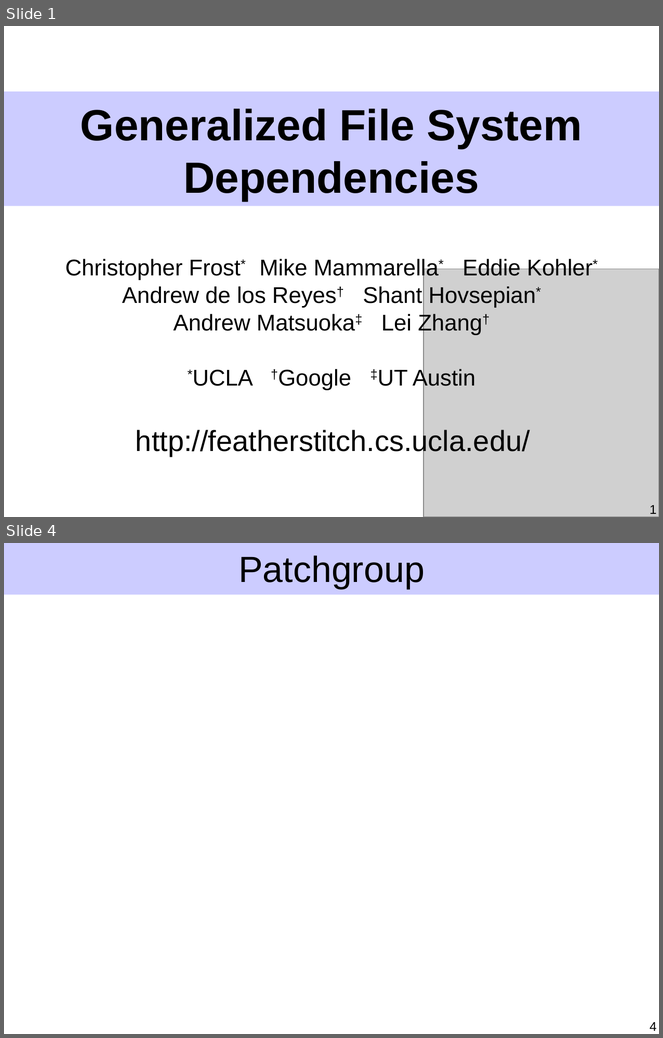
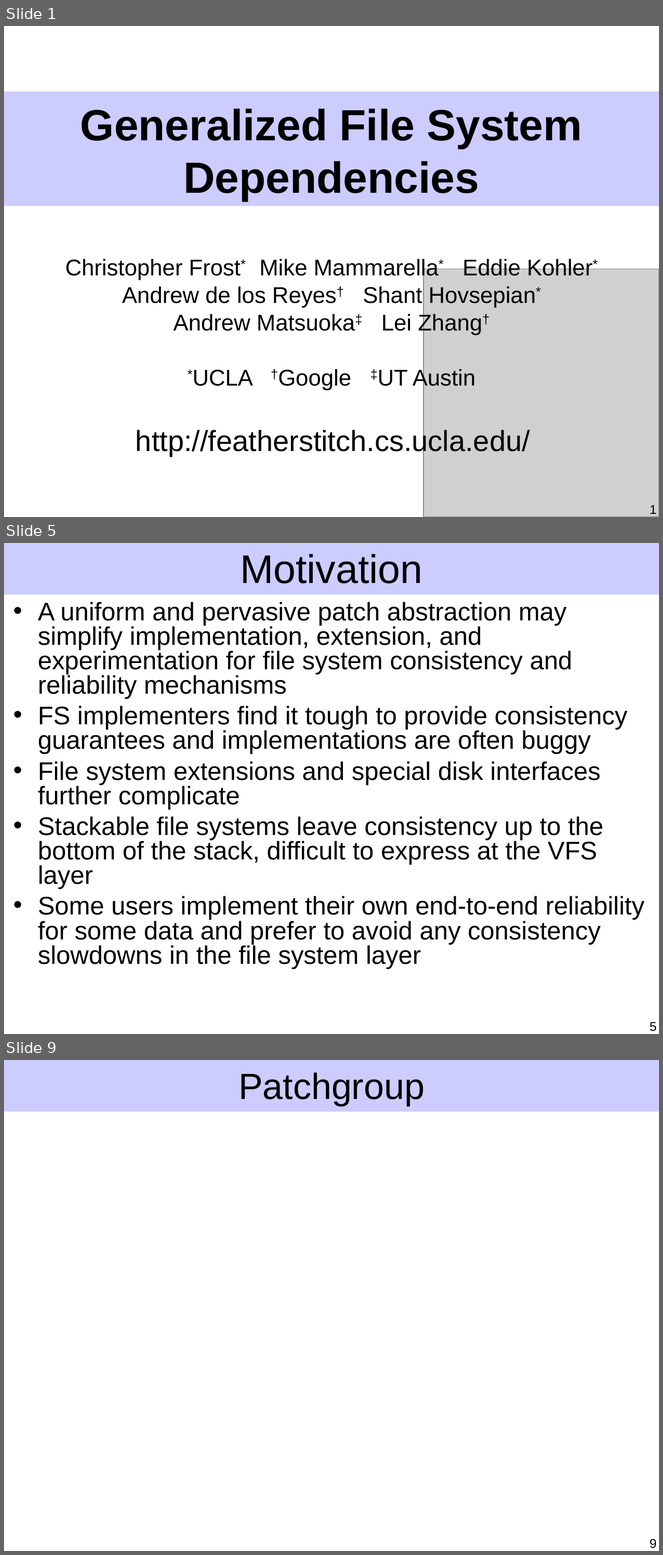
Before and after one commit to ucla-readable/fstitch-doc, a slide deck: sosp/pres.ppt. Shown one above the other, each under a label of ours: slides 1 and 4 before the commit, slides 1, 5 and 9 after it; the slides between them are not shown. The pictures are 663x1038 and 663x1555 pixels, drawn with LibreOffice and Linux fonts; fonts in the diff are those of the drawing; grey boxes stand for pictures. Boxes give left, top, right and bottom in pixels: in the first picture for what was removed or moved away, otherwise in the second. Text is boxed around its words. In the diff, an @@ line names an element or a change of style, - is before the commit and + after.

```diff
--- a/sosp/pres.ppt
+++ b/sosp/pres.ppt
@@ slide 5 added at <box>4,543,659,1034</box>, background #FFFFFF; not listed: 1 template element that a slide beside it also shows @@
@@ title added at <box>240,554,423,584</box>, 44 pt, text #000000 @@
+Motivation
@@ text added at <box>38,602,645,969</box>, 28 pt, text #000000 @@
+• A uniform and pervasive patch abstraction may simplify implementation, extension, and experimentation for file system consistency and reliability mechanisms
+• FS implementers find it tough to provide consistency guarantees and implementations are often buggy
+• File system extensions and special disk interfaces further complicate
+• Stackable file systems leave consistency up to the bottom of the stack, difficult to express at the VFS layer
+• Some users implement their own end-to-end reliability for some data and prefer to avoid any consistency slowdowns in the file system layer
@@ page number added at <box>650,1022,657,1032</box>, 14 pt, text #000000 @@
+5
@@ what was slide 4 is now slide 9 @@
@@ page number at <box>650,1539,657,1549</box>: text changed @@
-4
+9
```
Also in this commit, not shown: 3 slides changed, 6 other slides added, 2 slides removed.
